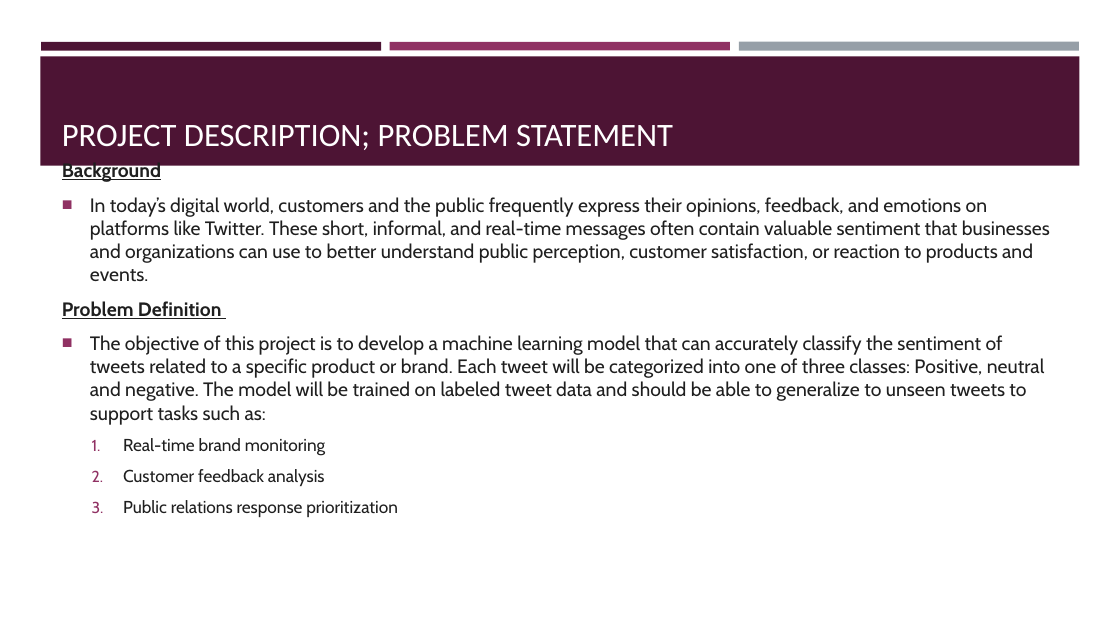
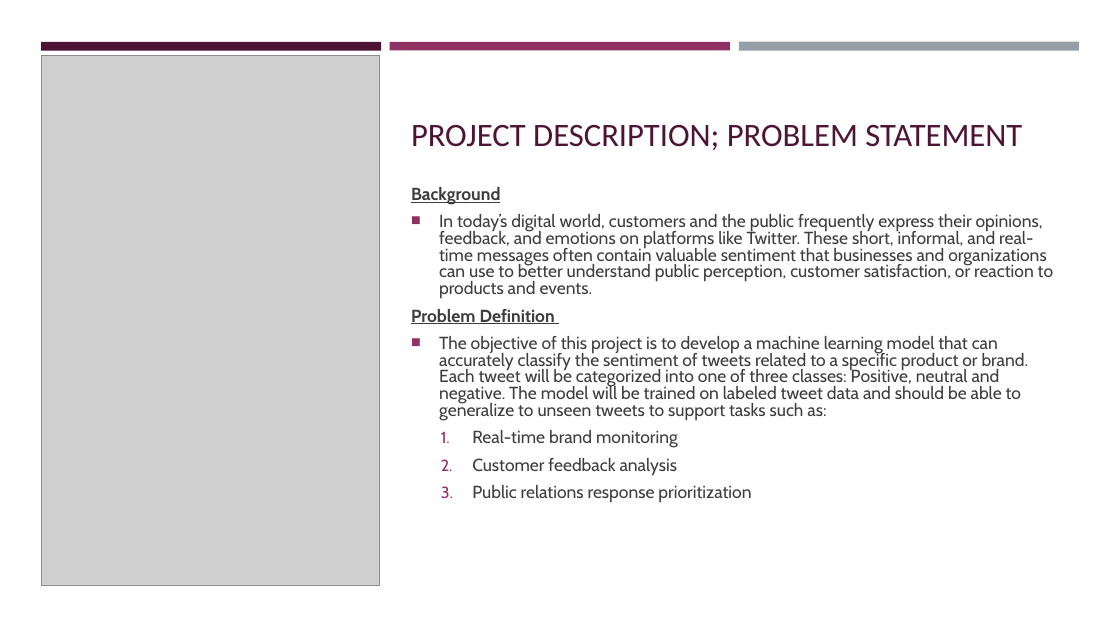
Before and after one commit to Godfrey-249/Phase-4-Group-2--NLP-Project, a slide deck: slide 2 of TWITTER SENTIMENTS ANALYSIS.pptx. Drawn at 1120x630 pixels with LibreOffice and Linux fonts; fonts in the diff are those of the drawing; grey boxes stand for pictures. Boxes give left, top, right and bottom in pixels: in the first picture for what was removed or moved away, otherwise in the second. Text is boxed around its words. In the diff, an @@ line names an element or a change of style, - is before the commit and + after.

```diff
--- a/TWITTER SENTIMENTS ANALYSIS.pptx
+++ b/TWITTER SENTIMENTS ANALYSIS.pptx
@@ rectangle added at (0,0,1120,630), fill #FFFFFF @@
@@ rectangle removed at (40,56,1080,166) @@
@@ picture added at (41,55,380,586) @@
@@ title "PROJECT DESCRIPTION; PROBLEM STATEMENT": place and size @@
-title "PROJECT DESCRIPTION; PROBLEM STATEMENT" at (62,124,673,150)
+title "PROJECT DESCRIPTION; PROBLEM STATEMENT" at (411,124,1022,150)
@@ title "PROJECT DESCRIPTION; PROBLEM STATEMENT" at (411,124,1022,150): text colour #FFFFFF to #4D1434 @@
@@ text "Background": place and size @@
-text "Background" at (62,161,1050,517)
+text "Background" at (411,187,1053,503)
@@ text "Background" at (411,187,1053,503): size 16.6 to 15 pt in "Background", "In today’s digital world, customers and the ...", "Problem Definition", "The objective of this project is to ..."; text colour #1F1F1F to #3D3D3D; size 14.8 to 15 pt in "Real-time brand monitoring", "Customer feedback analysis", "Public relations response prioritization"; line spacing 1 to 0.8 @@
```
Also in this commit, not shown: 7 other slides changed, 5 other files.
